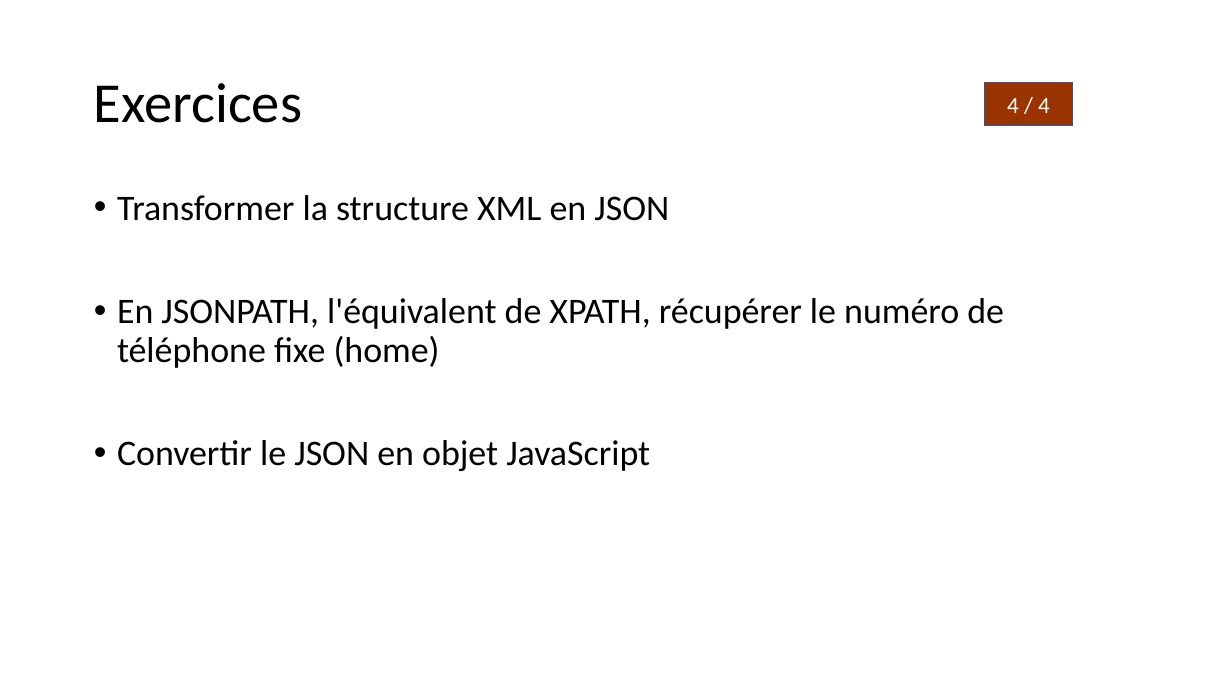
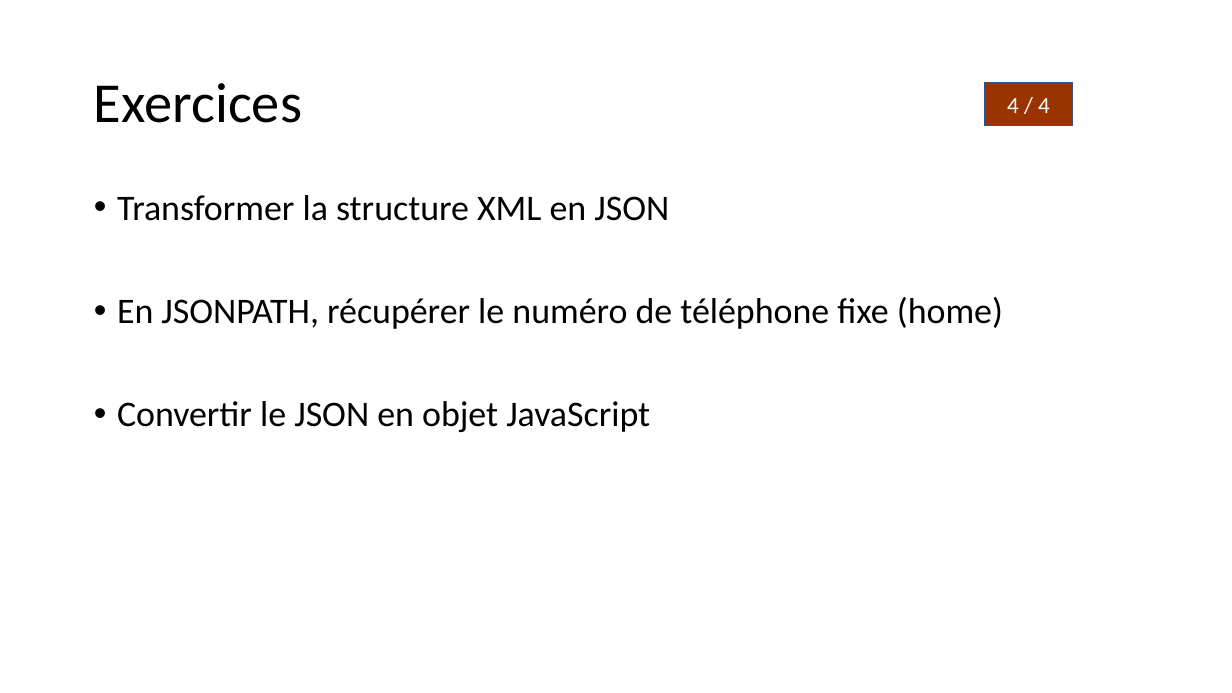
Before and after one commit to JuanitoLe/XML1, a slide deck: slide 19 of Présentation/XML_VS_JSON.pptx. Drawn at 1232x693 pixels with LibreOffice and Linux fonts; fonts in the diff are those of the drawing. Boxes give left, top, right and bottom in pixels: in the first picture for what was removed or moved away, otherwise in the second. Text is boxed around its words. In the diff, an @@ line names an element or a change of style, - is before the commit and + after.

Commit message:
updating pptx
updating pptx

```diff
--- a/Présentation/XML_VS_JSON.pptx
+++ b/Présentation/XML_VS_JSON.pptx
@@ text at box(117, 297, 1003, 329): text changed @@
-• En JSONPATH, l'équivalent de XPATH, récupérer le numéro de téléphone fixe (home)
+• En JSONPATH, récupérer le numéro de téléphone fixe (home)
```
